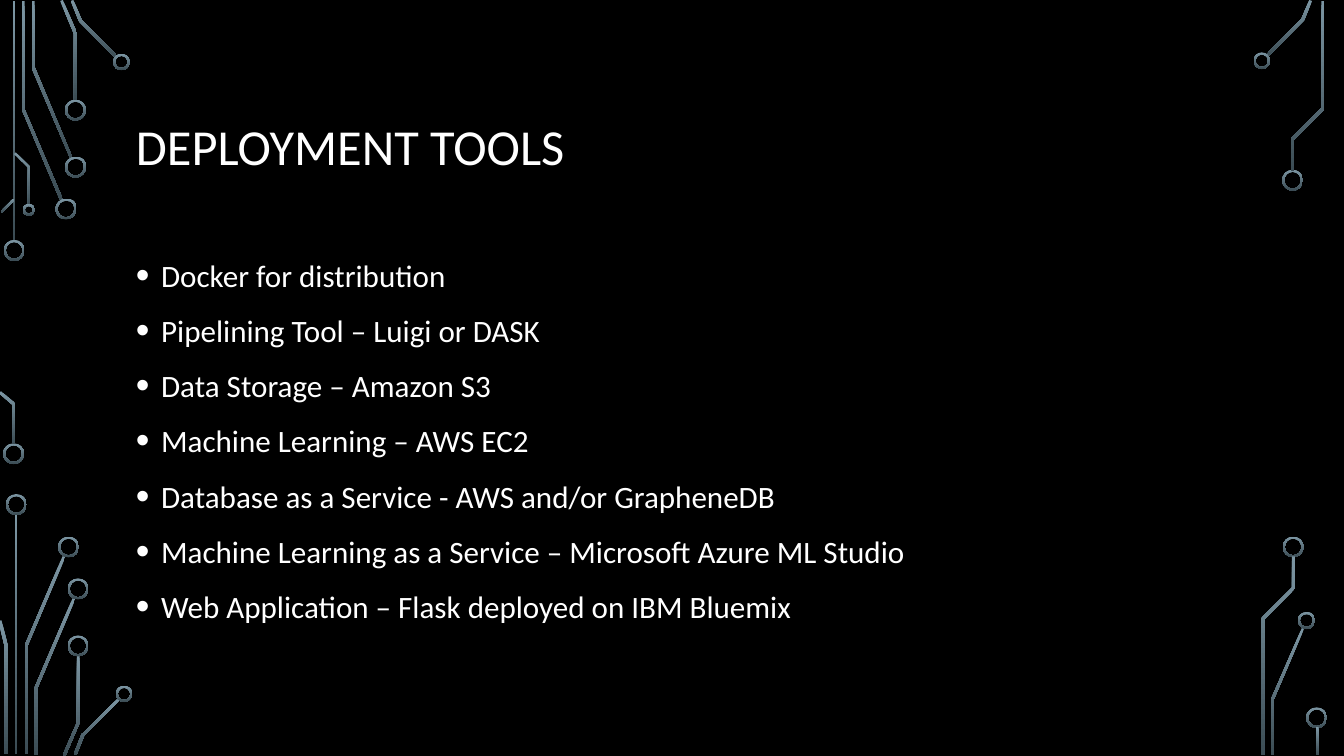
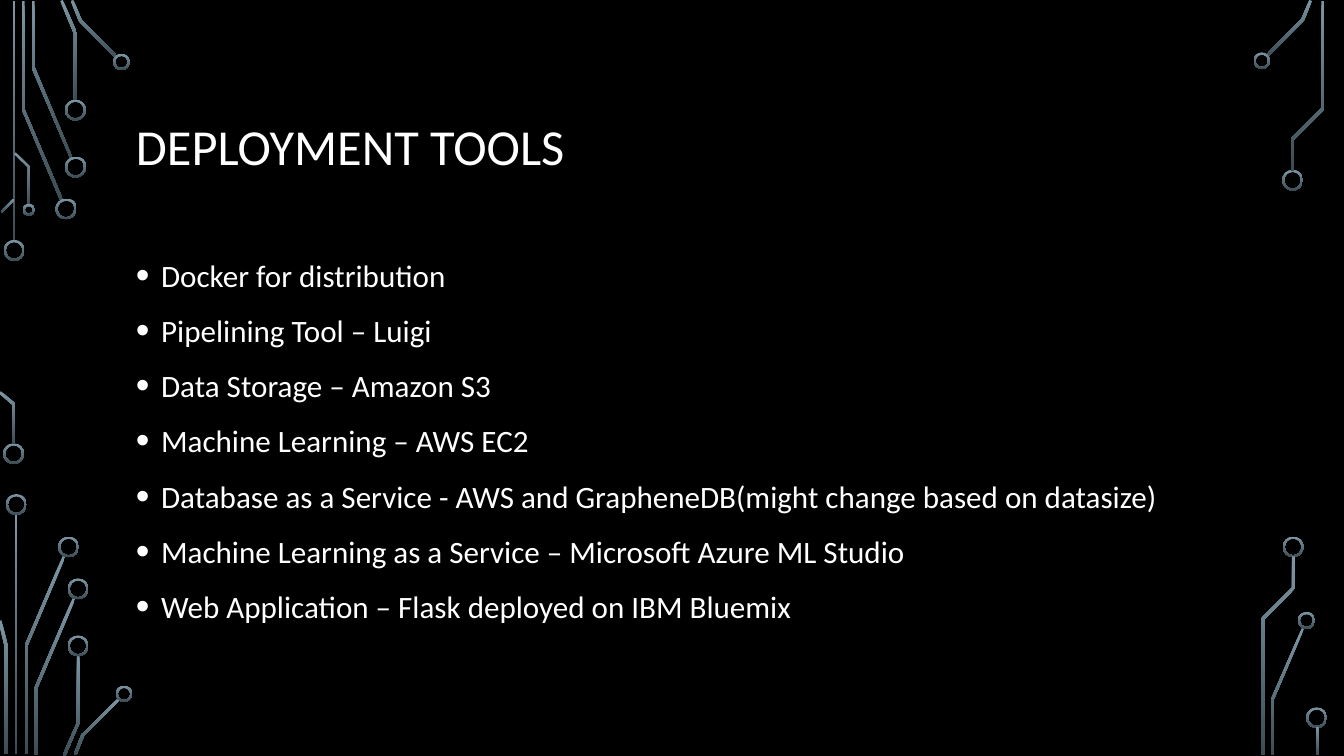
Before and after one commit to vishalsatam/YoutubeNetworkAnalysis, a slide deck: slide 6 of Proposal.pptx. Drawn at 1344x756 pixels with LibreOffice and Linux fonts; fonts in the diff are those of the drawing; background and template pictures are left out. Boxes give left, top, right and bottom in pixels: in the first picture for what was removed or moved away, otherwise in the second. Text is boxed around its words. In the diff, an @@ line names an element or a change of style, - is before the commit and + after.

Commit message:
updated ppt

```diff
--- a/Proposal.pptx
+++ b/Proposal.pptx
@@ text at bbox=[161, 320, 431, 348]: text changed @@
-• Pipelining Tool – Luigi or DASK
+• Pipelining Tool – Luigi
@@ text at bbox=[161, 485, 1157, 514]: text changed @@
-• Database as a Service - AWS and/or GrapheneDB
+• Database as a Service - AWS and GrapheneDB(might change based on datasize)
```
Also in this commit, not shown: 1 other slide changed.
